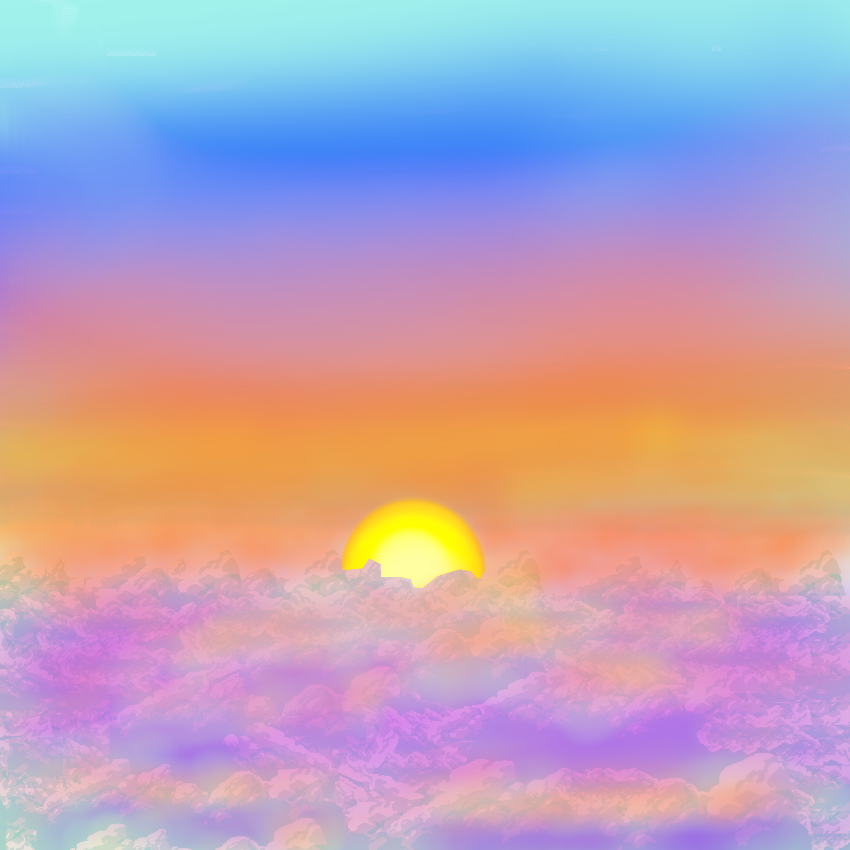
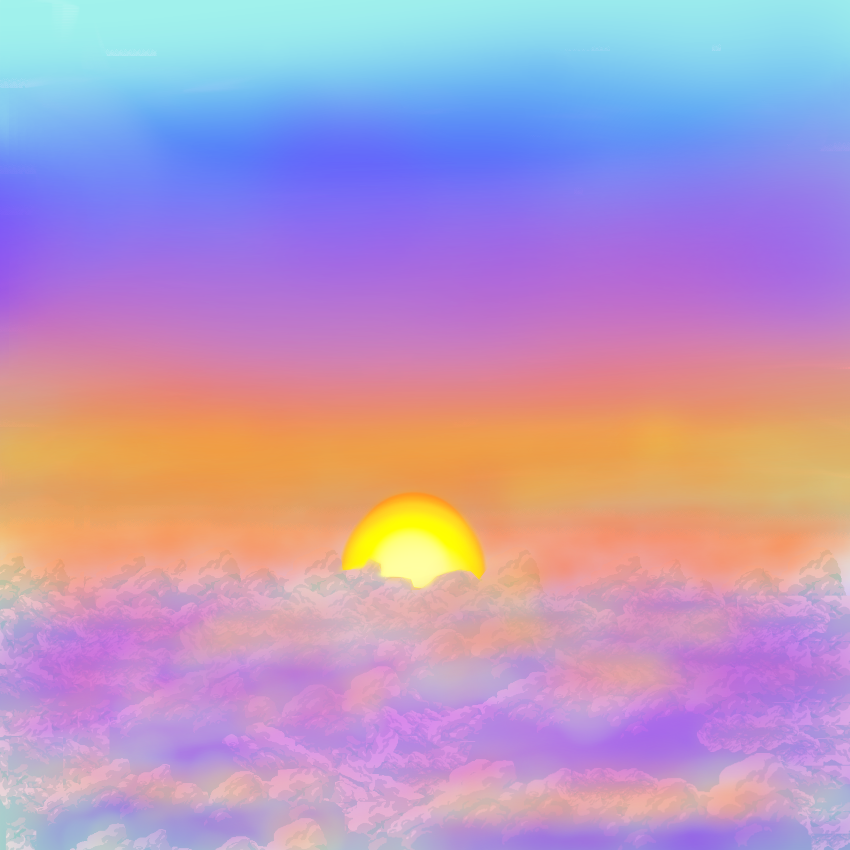
The second 850px x 850px image is a revision of the first. Changes to its layers:
painted on "play" over [0, 79, 850, 593]
added layer "Layer #1" above "sky3.png" over [0, 79, 850, 850]
